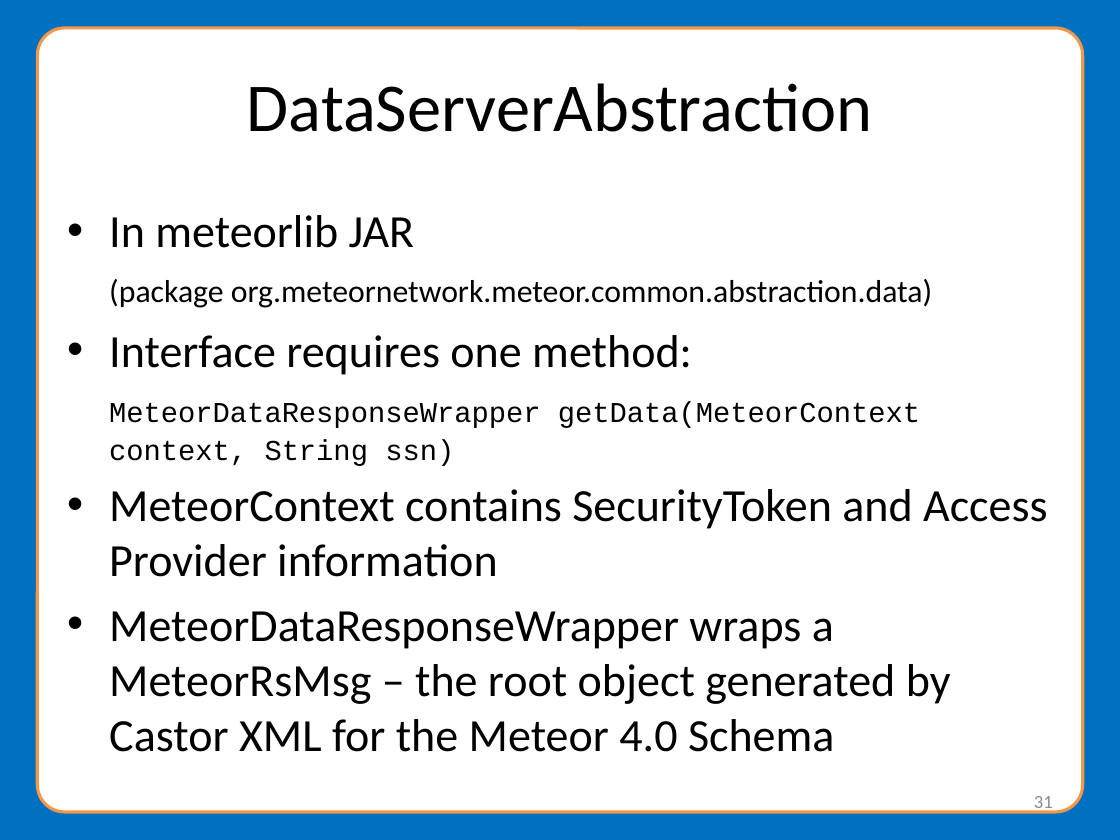
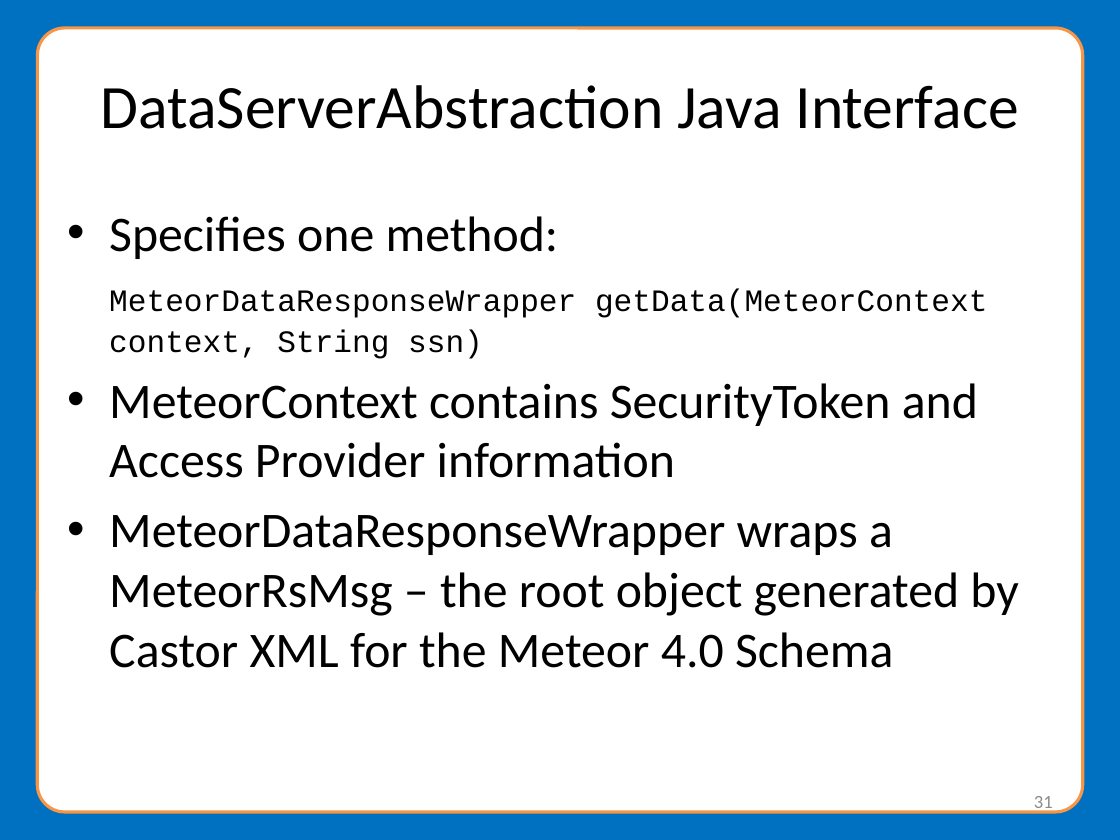
Before and after one commit to NationalStudentClearinghouse/Meteor4, a slide deck: slide 31 of docs/webinar/MeteorWebinarPresentation.pptx. Drawn at 1120x840 pixels with LibreOffice and Linux fonts; fonts in the diff are those of the drawing; background and template pictures are left out. Boxes give left, top, right and bottom in pixels: in the first picture for what was removed or moved away, otherwise in the second. Text is boxed around its words. In the diff, an @@ line names an element or a change of style, - is before the commit and + after.

```diff
--- a/docs/webinar/MeteorWebinarPresentation.pptx
+++ b/docs/webinar/MeteorWebinarPresentation.pptx
@@ title at (101, 85, 1019, 129): text changed; size 44 to 39.6 pt @@
-DataServerAbstraction
+DataServerAbstraction Java Interface
@@ text at (109, 216, 559, 259): text changed; size 20.4 to 32 pt @@
-• In meteorlib JAR
-(package org.meteornetwork.meteor.common.abstraction.data)
-• Interface requires one method:
+• Specifies one method:
@@ text at (109, 288, 1018, 668): size 18.5 to 20 pt in "MeteorDataResponseWrapper getData(MeteorContext context, Str ..."; size 29.6 to 32 pt in "MeteorContext contains SecurityToken and Access Provider inf ...", "MeteorDataResponseWrapper wraps a MeteorRsMsg – the root ..." @@
```
Also in this commit, not shown: 7 other slides changed, 17 slides added.
